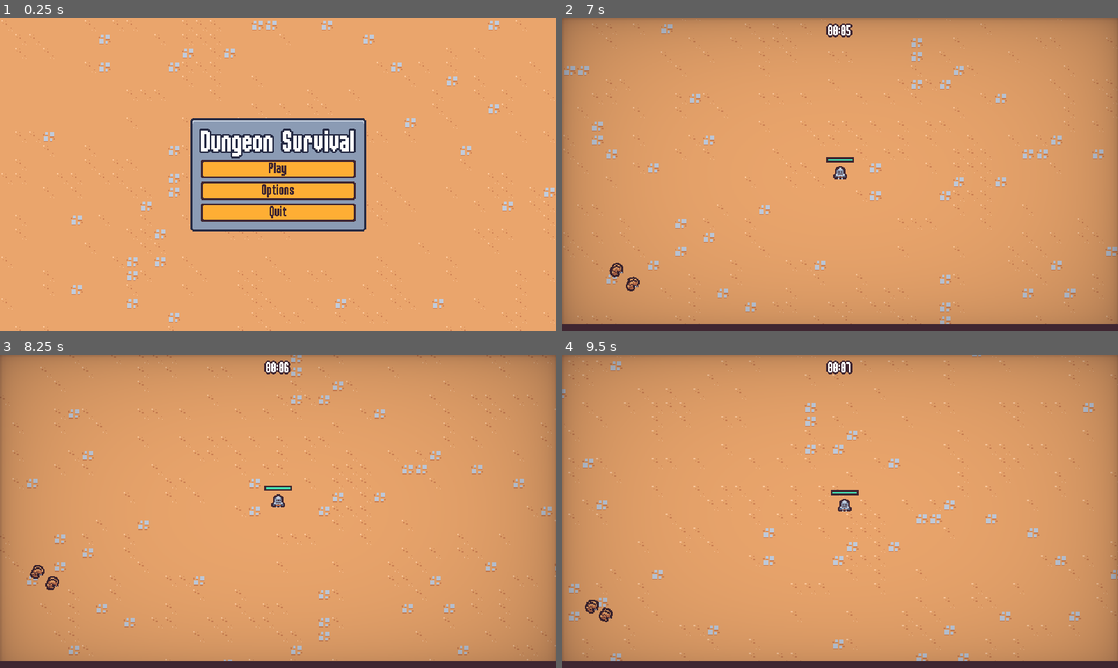
Above: before the commit, frames 1-4 (two rows, left to right).
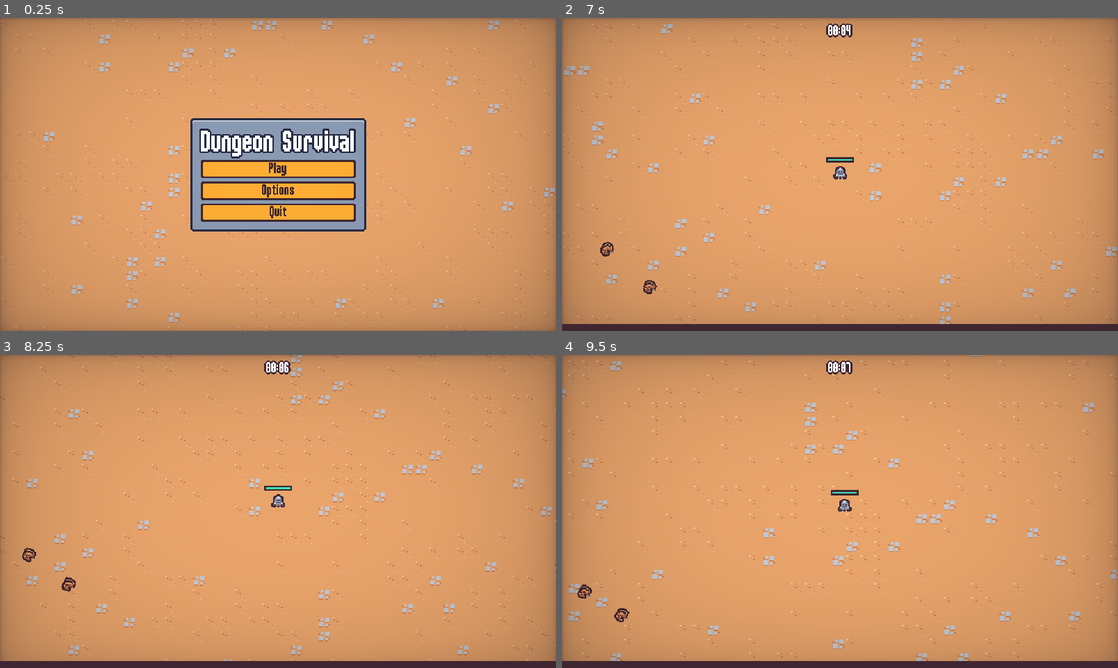
Above: after the commit, the same moments.

Repository: jrenato/dungeon_survival
Game: Godot game, scene res://src/ui/main_menu.tscn
Same seed, same stepped clock (60 frames per second), same inputs: the game is played once before the commit and once after it.
Inputs (mouse positions are in pixels of both pictures, inside the frame that each line leads up to):
- Up to frame 1 (0.25 s): no input
- Up to frame 2 (7 s): click "Play" at 0.5 s; move the mouse to (962, 158) at 1.27 s; press the mouse at (962, 158) at 1.28 s; hold D (move_right) 1.28-2.03 s; move the mouse to (728, 190) at 2.02 s; release the mouse at (728, 190) at 2.03 s; hold S (move_down) 2.03-2.78 s; click (728, 190) at 2.1 s; move the mouse to (895, 105) at 2.77 s; press the mouse at (895, 105) at 2.78 s; hold D (move_right) 2.78-3.53 s; move the mouse to (812, 237) at 3.52 s; release the mouse at (812, 237) at 3.53 s; hold W (move_up) 3.53-4.28 s; click (812, 237) at 3.6 s; move the mouse to (1006, 221) at 4.27 s; press the mouse at (1006, 221) at 4.28 s; hold A (move_left) 4.28-5.75 s; tap Escape (pause) at 4.9 s; move the mouse to (673, 127) at 5.02 s; release the mouse at (673, 127) at 5.03 s; click (673, 127) at 5.1 s; click "Resume" at 5.75 s; move the mouse to (867, 174) at 6.52 s; press the mouse at (867, 174) at 6.53 s; hold S (move_down) from 6.53 s (still down)
- Up to frame 3 (8.25 s): move the mouse to (194, 433) at 7.27 s; release S (move_down) at 7.28 s; release the mouse at (194, 433) at 7.28 s; hold D (move_right) 7.28-8.03 s; click (194, 433) at 7.35 s; move the mouse to (400, 495) at 8.02 s; press the mouse at (400, 495) at 8.03 s; hold W (move_up) from 8.03 s (still down)
- Up to frame 4 (9.5 s): move the mouse to (728, 527) at 8.77 s; release W (move_up) at 8.78 s; release the mouse at (728, 527) at 8.78 s; hold D (move_right) from 8.78 s (still down); click (728, 527) at 8.85 s

The runs differ from the first frame. In frame 1, 27% of the frame differs, in the area x 0-100%, y 0-100%; in frame 2, 0.3%; in frame 3, 0.3%; in frame 4, 0.3%.

Commit message:
Added screen transition

Diff:
--- a/project.godot
+++ b/project.godot
@@ -19,6 +19,7 @@
 
 GameEvents="*res://src/gameplay/autoload/game_events.tscn"
 MusicPlayer="*res://src/gameplay/autoload/music_player.tscn"
+ScreenTransition="*res://src/gameplay/autoload/screen_transition.tscn"
 
 [debug]
 
--- /dev/null
+++ b/src/gameplay/autoload/screen_transition.gd
@@ -0,0 +1,28 @@
+extends CanvasLayer
+
+signal transition_halfway
+
+@onready var animation_player: AnimationPlayer = $AnimationPlayer
+@onready var color_rect: ColorRect = $ColorRect
+
+var skip_emit : bool = false
+
+
+func transition() -> void:
+	color_rect.visible = true
+	animation_player.play("default")
+
+	await transition_halfway
+	skip_emit = true
+
+	animation_player.play_backwards("default")
+	await animation_player.animation_finished
+	color_rect.visible = false
+
+
+func emit_transition_halfway() -> void:
+	if skip_emit:
+		skip_emit = false
+		return
+
+	transition_halfway.emit()
--- /dev/null
+++ b/src/gameplay/autoload/screen_transition.gdshader
@@ -0,0 +1,15 @@
+shader_type canvas_item;
+
+uniform vec4 transition_color : source_color;
+uniform sampler2D transition_texture : filter_nearest;
+uniform float percent : hint_range(0.0, 1.0);
+
+void fragment() {
+	vec4 transition_texture_color = texture(transition_texture, UV);
+	if (transition_texture_color.r > percent) {
+		COLOR.a = 0.0;
+	} else {
+		COLOR = transition_color;
+	}
+
+}
--- /dev/null
+++ b/src/gameplay/autoload/screen_transition.tscn
@@ -0,0 +1,82 @@
+[gd_scene load_steps=8 format=3 uid="uid://c3rqv5v56y1sc"]
+
+[ext_resource type="Script" path="res://src/gameplay/autoload/screen_transition.gd" id="1_fnefk"]
+[ext_resource type="Shader" path="res://src/gameplay/autoload/screen_transition.gdshader" id="1_rrdq2"]
+[ext_resource type="Texture2D" uid="uid://bmos4cghpqxuf" path="res://assets/ui/screen_transition.png" id="2_nlea1"]
+
+[sub_resource type="Animation" id="Animation_hbruf"]
+resource_name = "default"
+length = 0.4
+step = 0.01
+tracks/0/type = "value"
+tracks/0/imported = false
+tracks/0/enabled = true
+tracks/0/path = NodePath("ColorRect:material:shader_parameter/percent")
+tracks/0/interp = 1
+tracks/0/loop_wrap = true
+tracks/0/keys = {
+"times": PackedFloat32Array(0, 0.4),
+"transitions": PackedFloat32Array(2, 1),
+"update": 0,
+"values": [0.0, 1.0]
+}
+tracks/1/type = "method"
+tracks/1/imported = false
+tracks/1/enabled = true
+tracks/1/path = NodePath(".")
+tracks/1/interp = 1
+tracks/1/loop_wrap = true
+tracks/1/keys = {
+"times": PackedFloat32Array(0.4),
+"transitions": PackedFloat32Array(1),
+"values": [{
+"args": [],
+"method": &"emit_transition_halfway"
+}]
+}
+
+[sub_resource type="Animation" id="Animation_e7jdh"]
+length = 0.001
+tracks/0/type = "value"
+tracks/0/imported = false
+tracks/0/enabled = true
+tracks/0/path = NodePath("ColorRect:material:shader_parameter/percent")
+tracks/0/interp = 1
+tracks/0/loop_wrap = true
+tracks/0/keys = {
+"times": PackedFloat32Array(0),
+"transitions": PackedFloat32Array(1),
+"update": 0,
+"values": [0.0]
+}
+
+[sub_resource type="AnimationLibrary" id="AnimationLibrary_g1rd6"]
+_data = {
+"RESET": SubResource("Animation_e7jdh"),
+"default": SubResource("Animation_hbruf")
+}
+
+[sub_resource type="ShaderMaterial" id="ShaderMaterial_n8y2u"]
+shader = ExtResource("1_rrdq2")
+shader_parameter/transition_color = Color(0.247059, 0.14902, 0.192157, 1)
+shader_parameter/percent = 0.0
+shader_parameter/transition_texture = ExtResource("2_nlea1")
+
+[node name="ScreenTransition" type="CanvasLayer"]
+process_mode = 3
+layer = 5
+script = ExtResource("1_fnefk")
+
+[node name="AnimationPlayer" type="AnimationPlayer" parent="."]
+libraries = {
+"": SubResource("AnimationLibrary_g1rd6")
+}
+
+[node name="ColorRect" type="ColorRect" parent="."]
+visible = false
+material = SubResource("ShaderMaterial_n8y2u")
+anchors_preset = 15
+anchor_right = 1.0
+anchor_bottom = 1.0
+grow_horizontal = 2
+grow_vertical = 2
--- a/src/ui/end_screen.gd
+++ b/src/ui/end_screen.gd
@@ -37,6 +37,8 @@
 
 
 func _on_restart_button_pressed() -> void:
+	ScreenTransition.transition()
+	await ScreenTransition.transition_halfway
 	get_tree().paused = false
 	get_tree().change_scene_to_file("res://src/world/levels/level.tscn")
 
--- a/src/ui/main_menu.gd
+++ b/src/ui/main_menu.gd
@@ -15,10 +15,14 @@
 
 
 func _on_play_button_pressed() -> void:
+	ScreenTransition.transition()
+	await ScreenTransition.transition_halfway
 	get_tree().change_scene_to_file("res://src/world/levels/level.tscn")
 
 
 func _on_options_button_pressed() -> void:
+#	ScreenTransition.transition()
+#	await ScreenTransition.transition_halfway
 	var options_menu : OptionsMenu = options_menu_scene.instantiate() as OptionsMenu
 	add_child(options_menu)
 	options_menu.back_button.pressed.connect(_on_options_close.bind(options_menu))
--- a/src/ui/main_menu.tscn
+++ b/src/ui/main_menu.tscn
@@ -6,6 +6,7 @@
 [ext_resource type="PackedScene" uid="uid://cxsld5j4127du" path="res://src/ui/vignette.tscn" id="4_4jmav"]
 
 [node name="MainMenu" type="CanvasLayer"]
+process_mode = 3
 script = ExtResource("1_s24we")
 
 [node name="TileMap" type="TileMap" parent="."]
@@ -59,3 +60,4 @@
 text = "Quit"
 
 [node name="Vignette" parent="." instance=ExtResource("4_4jmav")]
+layer = 2
--- a/src/ui/options_menu.gd
+++ b/src/ui/options_menu.gd
@@ -51,4 +51,6 @@
 
 
 func _on_back_button_pressed() -> void:
+#	ScreenTransition.transition()
+#	await ScreenTransition.transition_halfway
 	back_pressed.emit()
--- a/src/ui/options_menu.tscn
+++ b/src/ui/options_menu.tscn
@@ -6,6 +6,7 @@
 [ext_resource type="PackedScene" uid="uid://cxsld5j4127du" path="res://src/ui/vignette.tscn" id="4_ovo2p"]
 
 [node name="OptionsMenu" type="CanvasLayer"]
+process_mode = 3
 layer = 2
 script = ExtResource("1_j7n7n")
 
--- a/src/ui/pause_menu.gd
+++ b/src/ui/pause_menu.gd
@@ -28,8 +28,8 @@
 
 func _unhandled_input(event: InputEvent) -> void:
 	if Input.is_action_just_pressed("pause"):
+		get_tree().root.set_input_as_handled
 		close()
-		get_tree().root.set_input_as_handled
 
 
 func close() -> void:
@@ -55,6 +55,8 @@
 
 
 func _on_options_button_pressed() -> void:
+#	ScreenTransition.transition()
+#	await ScreenTransition.transition_halfway
 	var options_menu : OptionsMenu = options_menu_scene.instantiate() as OptionsMenu
 	add_child(options_menu)
 	options_menu.back_button.pressed.connect(_on_options_close.bind(options_menu))
@@ -65,5 +67,7 @@
 
 
 func _on_quit_button_pressed() -> void:
+	ScreenTransition.transition()
+	await ScreenTransition.transition_halfway
 	get_tree().paused = false
 	get_tree().change_scene_to_file("res://src/ui/main_menu.tscn")
Binary file added: assets/ui/screen_transition.png
Not shown, added: assets/ui/screen_transition.png.import
